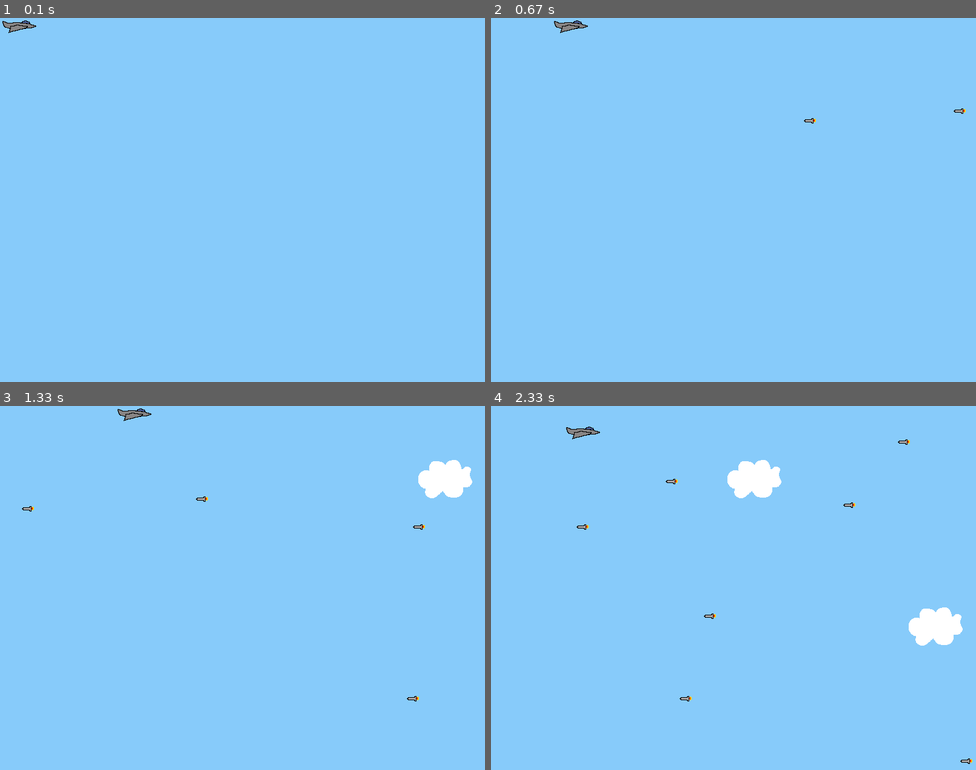
Above: before the commit, frames 1-4 (two rows, left to right).
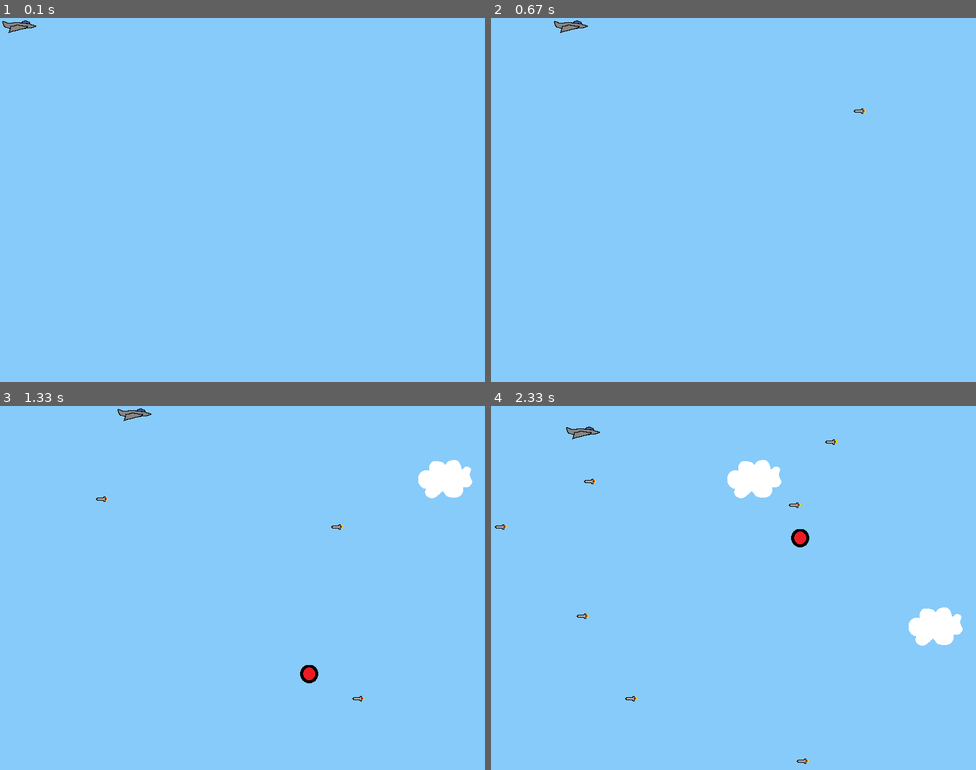
Above: after the commit, the same moments.

Repository: Libor03/pygame
Game: pygame game, started from sky_dodge.py
Two runs of this game, one before a commit and one after it. Both use one fixed random seed, a clock stepped at 60 frames per second and the inputs below.
Inputs:
- Up to frame 1 (0.1 s): no input
- Up to frame 2 (0.67 s): hold Right from 0.33 s (still down)
- Up to frame 3 (1.33 s): release Right at 0.8 s; hold Up 0.83-1.13 s; hold Right from 1.17 s (still down)
- Up to frame 4 (2.33 s): release Right at 1.63 s; hold Left 1.67-2.2 s; hold Down from 2.23 s (still down)

Frame 1 is identical in both runs. In frame 2, less than 0.1% of the frame differs, in the area x 64-98%, y 24-29%; in frame 3, 0.3%; in frame 4, 0.5%, in the area x 0-100%, y 9-99%.

Commit message:
Add files via upload

Diff:
--- a/sky_dodge.py
+++ b/sky_dodge.py
@@ -8,14 +8,15 @@
     K_RIGHT,
     K_ESCAPE,
     KEYDOWN,
-    QUIT
+    QUIT,
+    K_SPACE
 )
 
 
 
 SCREEN_WIDTH = 800
 SCREEN_HEIGHT = 600
-
+power = False
 class Player(pygame.sprite.Sprite):
     def __init__(self):
         super(Player,self).__init__()
@@ -58,9 +59,33 @@
         self.speed = random.randint(5,20)
 
     def update(self):
+        if pygame.sprite.spritecollideany(player, powerups):
+            self.kill()
         self.rect.move_ip(-self.speed, 0)
         if self.rect.right < 0:
             self.kill()
+
+class Powerup(pygame.sprite.Sprite):
+    def __init__(self):
+        super(Powerup, self).__init__()
+        self.surf = pygame.image.load("images/pow_pow_power_rangers.png").convert()
+        self.surf.set_colorkey((255,255,255), RLEACCEL)
+        self.rect = self.surf.get_rect(
+            center =(
+                random.randint (SCREEN_WIDTH + 30, SCREEN_WIDTH + 30),
+                random.randint (0, SCREEN_HEIGHT),
+            )
+        )
+        self.speed = random.randint(5,20)
+
+    def update(self):
+        if self.rect.right < 0:
+            self.kill()
+        if pygame.sprite.spritecollideany(player, powerups):
+            self.kill()
+        self.rect.move_ip(-self.speed, 0)
+
+
 
 
 class Cloud(pygame.sprite.Sprite):
@@ -85,7 +110,7 @@
 pygame.init()
 
 clock = pygame.time.Clock()
-score = 0
+
 screen = pygame.display.set_mode((SCREEN_WIDTH, SCREEN_HEIGHT))
 
 
@@ -93,12 +118,18 @@
 pygame.time.set_timer(ADDENEMY, 250)
 ADDCLOUD = pygame.USEREVENT + 2
 pygame.time.set_timer(ADDCLOUD, 1000)
+ADDPOWERUP = pygame.USEREVENT + 3
+pygame.time.set_timer(ADDPOWERUP, 1000)
+
 player = Player()
+powerupp = Powerup()
+enemy = Enemy()
 
 enemies = pygame.sprite.Group()
 clouds = pygame.sprite.Group()
+powerups = pygame.sprite.Group()
 all_sprites = pygame.sprite.Group()
-all_sprites.add(player)
+all_sprites.add(player, enemy, powerupp)
 
 pygame.mixer.music.load("sound/Sky_dodge_theme.ogg")
 pygame.mixer.music.play(loops=-1)
@@ -113,9 +144,12 @@
 while running:
     for event in pygame.event.get():
         if event.type == KEYDOWN:
+
             print((f"{event.key}"))
             if event.key == K_ESCAPE:
                 running = False
+
+
         elif event.type == QUIT:
             running = False
         elif event.type == ADDENEMY:
@@ -128,16 +162,23 @@
             clouds.add(new_cloud)
             all_sprites.add(new_cloud)
 
+        elif event.type == ADDPOWERUP:
+            new_powerup = Powerup()
+            powerups.add(new_powerup)
+            all_sprites.add(new_powerup)
+
+
     pressed_keys = pygame.key.get_pressed()
     player.update(pressed_keys)
     enemies.update()
     clouds.update()
+    powerups.update()
     screen.fill((135,203,250))
-    surf = pygame.Surface((50,50))
+    surf = pygame.Surface((20,20))
     for entity in all_sprites:
         screen.blit(entity.surf, entity.rect)
 
-    if pygame.sprite.spritecollideany(player,enemies):
+    if pygame.sprite.spritecollideany(player, enemies):
         player.kill()
         move_down_sound.stop()
         move_up_sound.stop()
Binary file added: images/pow_pow_power_rangers.png
